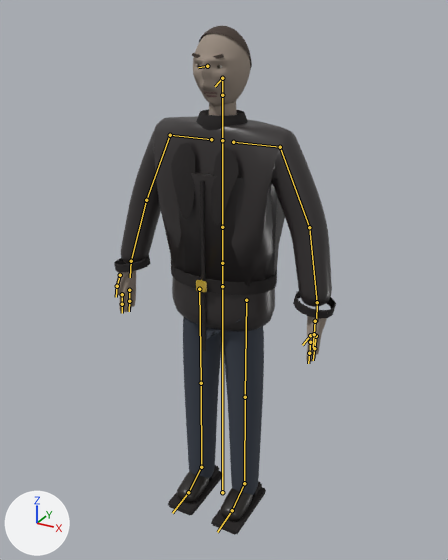
What one commit did to the glTF model models/city/people/resident_man.glb.
Camera for both pictures: a 50 mm camera at (0.973, -1.76, 1.845) aimed at (0.016, -0.021, 0.976). Lighting does not change. The marker at lower left points along +X, +Y and +Z. The picture after the commit comes second. The bones that change, and the others that lie on the model, are drawn over the model as lines.

Names of what the first picture shows: 'human_noir'.
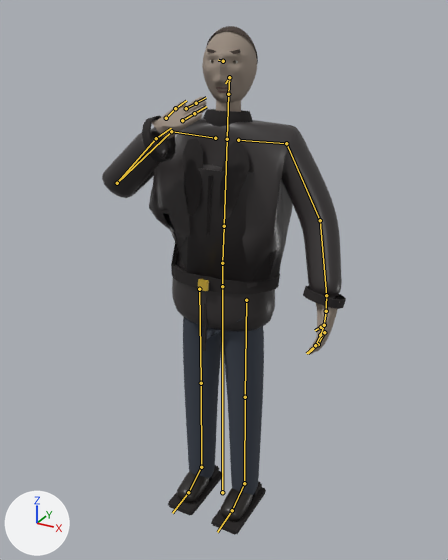
The newer file adds an action. The first version stands in its rest pose; the second is drawn at frame 6 of the action 'hand_recoil'.

What differs and where, as boxes [x1, y1, x2, y2] in the pictures (448 x 560 px):
'human_noir', posed (10% wider): before [114, 26, 336, 535]; after [102, 26, 346, 535]
bone 'spine', root to tip: before (222, 263) to (222, 227); after (222, 263) to (224, 226)
bone 'head', root to tip: before (222, 95) to (222, 78); after (228, 94) to (229, 77)
bone 'upper_arm.L', root to tip: before (280, 147) to (309, 227); after (286, 143) to (320, 220)
bone 'forearm.L', root to tip: before (309, 227) to (317, 302); after (320, 220) to (326, 295)
bone 'fingers_1.L', root to tip: before (316, 336) to (314, 348); after (324, 332) to (318, 344)
bone 'fingers_2.L', root to tip: before (314, 348) to (313, 360); after (318, 344) to (308, 353)
bone 'index_1.L', root to tip: before (310, 342) to (309, 353); after (320, 335) to (315, 345)
bone 'index_2.L', root to tip: before (309, 353) to (308, 363); after (315, 345) to (306, 353)
bone 'thumb_2.L', root to tip: before (314, 334) to (313, 347); after (324, 325) to (319, 338)
bone 'shoulder.R', root to tip: before (211, 139) to (170, 135); after (215, 138) to (171, 131)
bone 'upper_arm.R', root to tip: before (170, 135) to (146, 200); after (171, 131) to (117, 183)
bone 'forearm.R', root to tip: before (146, 200) to (131, 261); after (117, 183) to (156, 138)

What the commit changed:
Bone 'spine' (bone_spine) turns from (0, 0, 0) to (-6, 8, 0) degrees about its own x, y and z.
Bone 'head' (bone_head) turns from (0, 0, 0) to (-3, 6, 0) degrees about its own x, y and z.
Bone 'upper_arm.L' (bone_upper_arm_l) turns from (0, 0, 0) to (0, 0, -5) degrees about its own x, y and z.
Bone 'forearm.L' (bone_forearm_l) turns from (0, 0, 0) to (-10, 0, 0) degrees about its own x, y and z.
Bone 'fingers_1.L' (bone_fingers_1_l) turns from (0, 0, 0) to (0, 0, 20) degrees about its own x, y and z.
Bone 'fingers_2.L' (bone_fingers_2_l) turns from (0, 0, 0) to (0, 0, 22) degrees about its own x, y and z.
Bone 'index_1.L' (bone_index_1_l) turns from (0, 0, 0) to (0, 0, 19) degrees about its own x, y and z.
Bone 'index_2.L' (bone_index_2_l) turns from (0, 0, 0) to (0, 0, 21) degrees about its own x, y and z.
Bone 'thumb_2.L' (bone_thumb_2_l) turns from (0, 0, 0) to (0, 0, 8) degrees about its own x, y and z.
Bone 'shoulder.R' (bone_shoulder_r) turns from (0, 0, 0) to (4, 0, 0) degrees about its own x, y and z.
Bone 'upper_arm.R' (bone_upper_arm_r) turns from (0, 0, 0) to (-38, 0, 26) degrees about its own x, y and z.
Bone 'forearm.R' (bone_forearm_r) turns from (0, 0, 0) to (-108, 0, 0) degrees about its own x, y and z.
